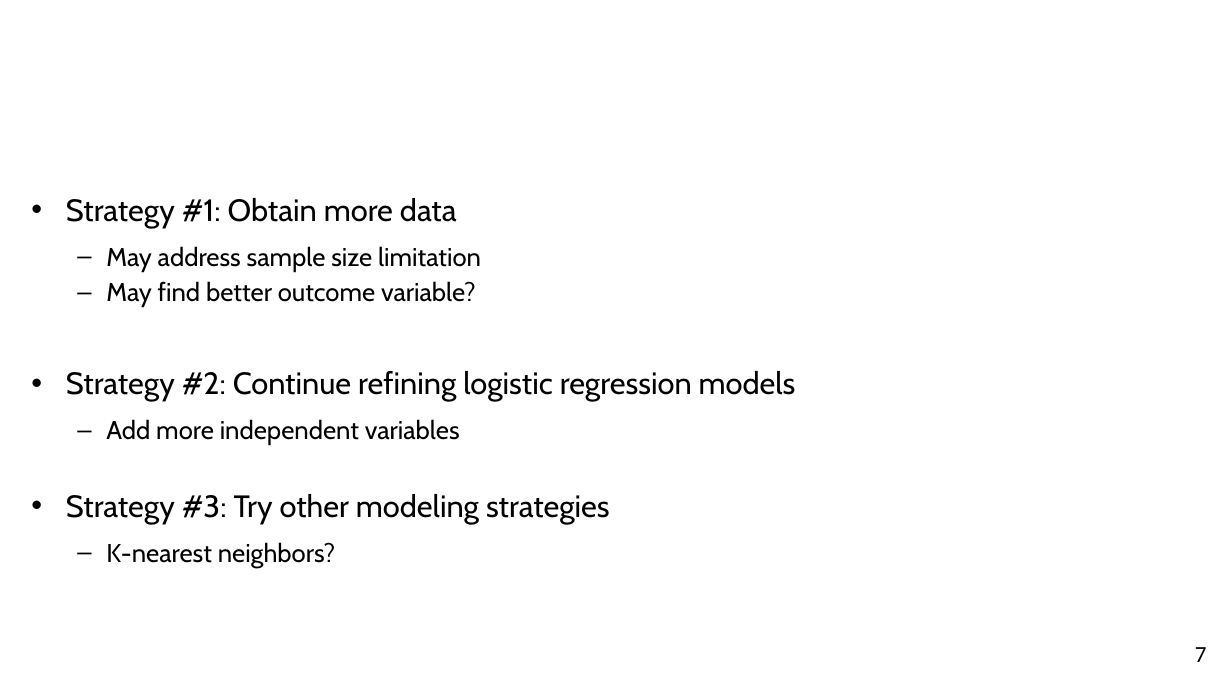
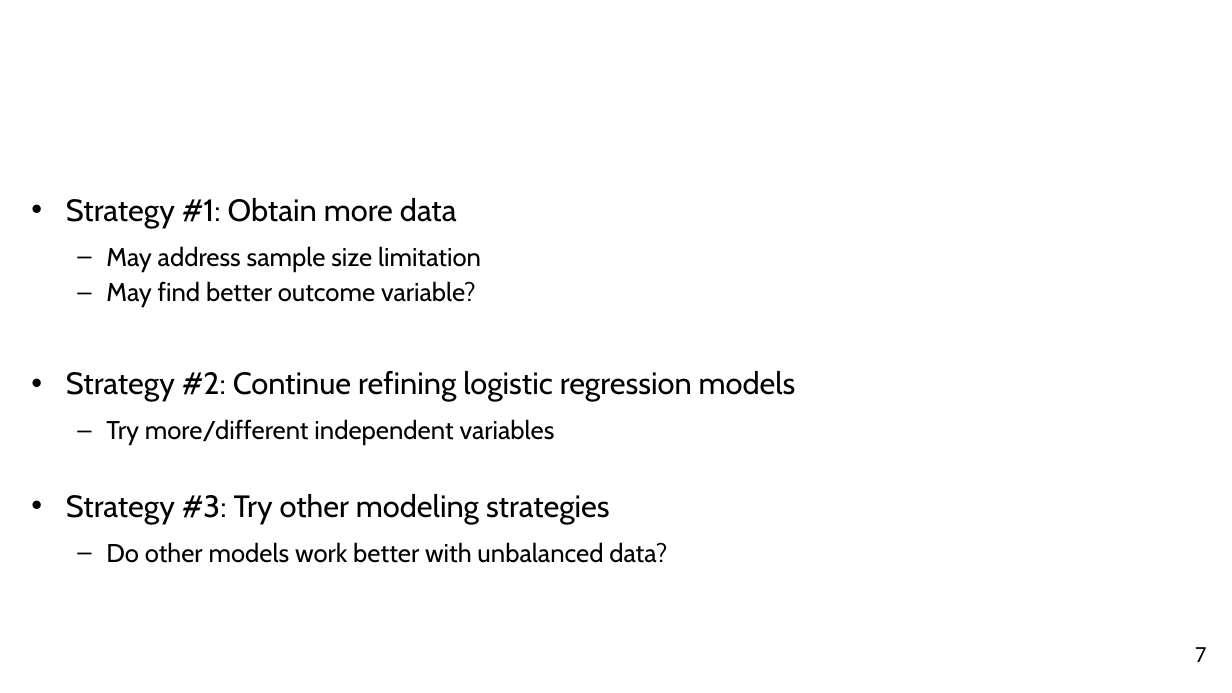
Before and after one commit to HHS/capstone.andrew.brecher, a slide deck: slide 7 of AndrewBrecher_presentation_2018-07-31.pptx. Drawn at 1232x693 pixels with LibreOffice and Linux fonts; fonts in the diff are those of the drawing; background and template pictures are left out. Boxes give left, top, right and bottom in pixels: in the first picture for what was removed or moved away, otherwise in the second. Text is boxed around its words. In the diff, an @@ line names an element or a change of style, - is before the commit and + after.

Commit message:
Revised draft for 3pm

```diff
--- a/AndrewBrecher_presentation_2018-07-31.pptx
+++ b/AndrewBrecher_presentation_2018-07-31.pptx
@@ text at (106, 419, 555, 445): text changed @@
-  – Add more independent variables
+  – Try more/different independent variables
@@ text at (106, 542, 667, 563): text changed @@
-  – K-nearest neighbors?
+  – Do other models work better with unbalanced data?
```
